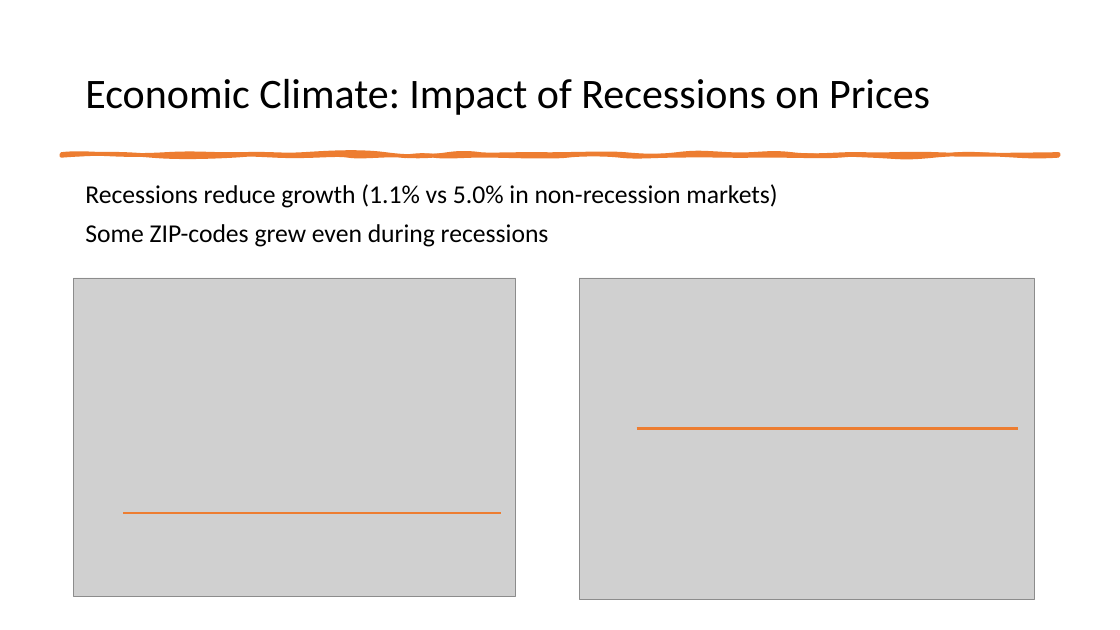
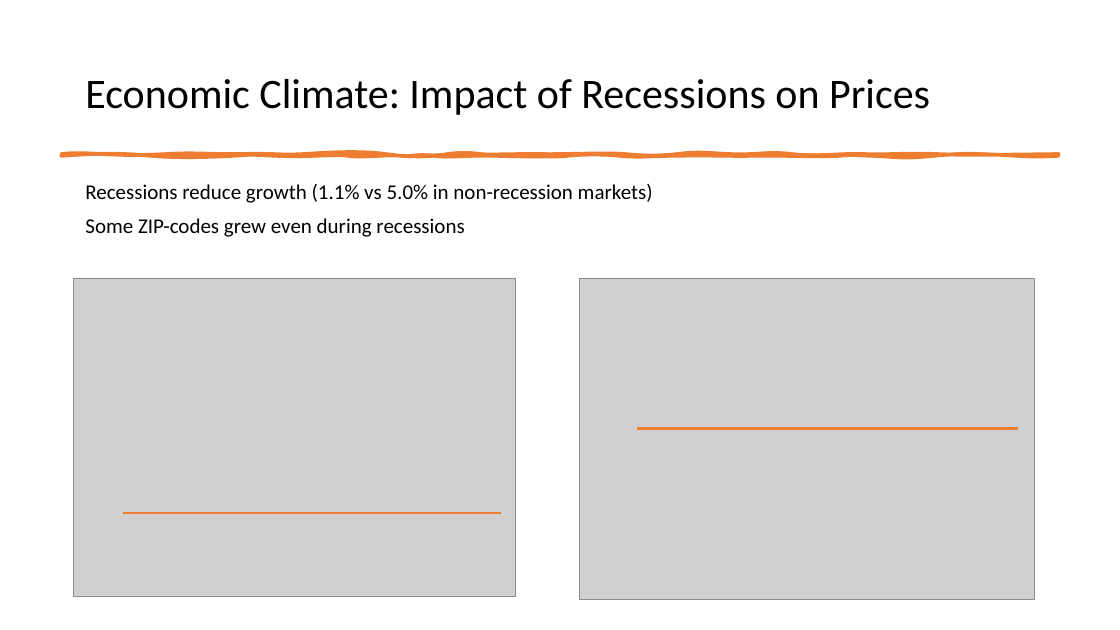
Before and after one commit to gmitt98/bootcamp-project-1, a slide deck: slide 10 of Project-Presentation.pptx (slide 9 before the commit). Drawn at 1120x630 pixels with LibreOffice and Linux fonts; fonts in the diff are those of the drawing; grey boxes stand for pictures. Boxes give left, top, right and bottom in pixels: in the first picture for what was removed or moved away, otherwise in the second. Text is boxed around its words. In the diff, an @@ line names an element or a change of style, - is before the commit and + after.

Commit message:
update to recession ppt

```diff
--- a/Project-Presentation.pptx
+++ b/Project-Presentation.pptx
@@ text "Recessions reduce growth (1.1% vs ..." at (x1=85, y1=184, x2=653, y2=237): size 22 to 18 pt @@
```
Also in this commit, not shown: 1 other slide changed, 1 slide added, 1 other file.
